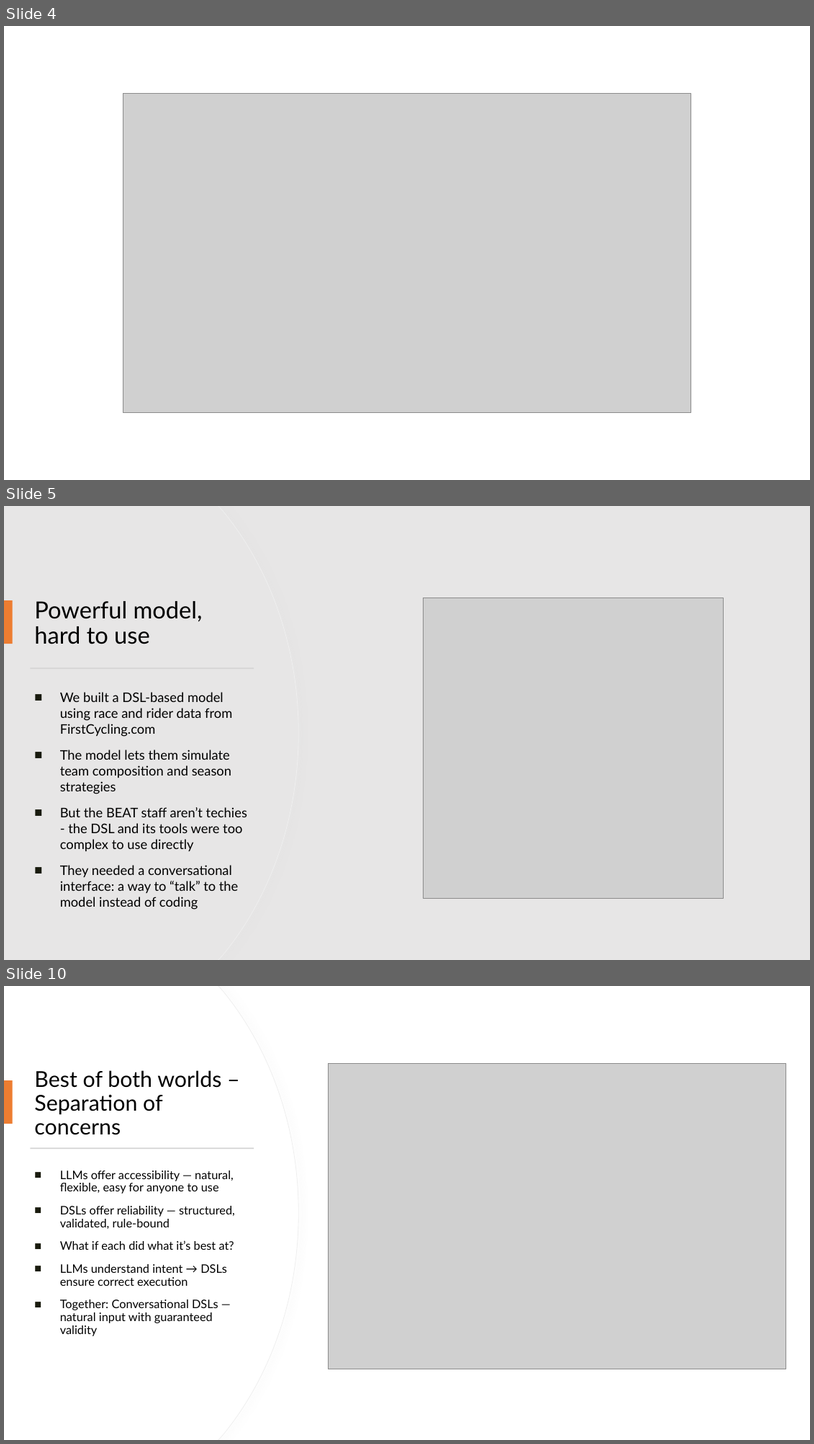
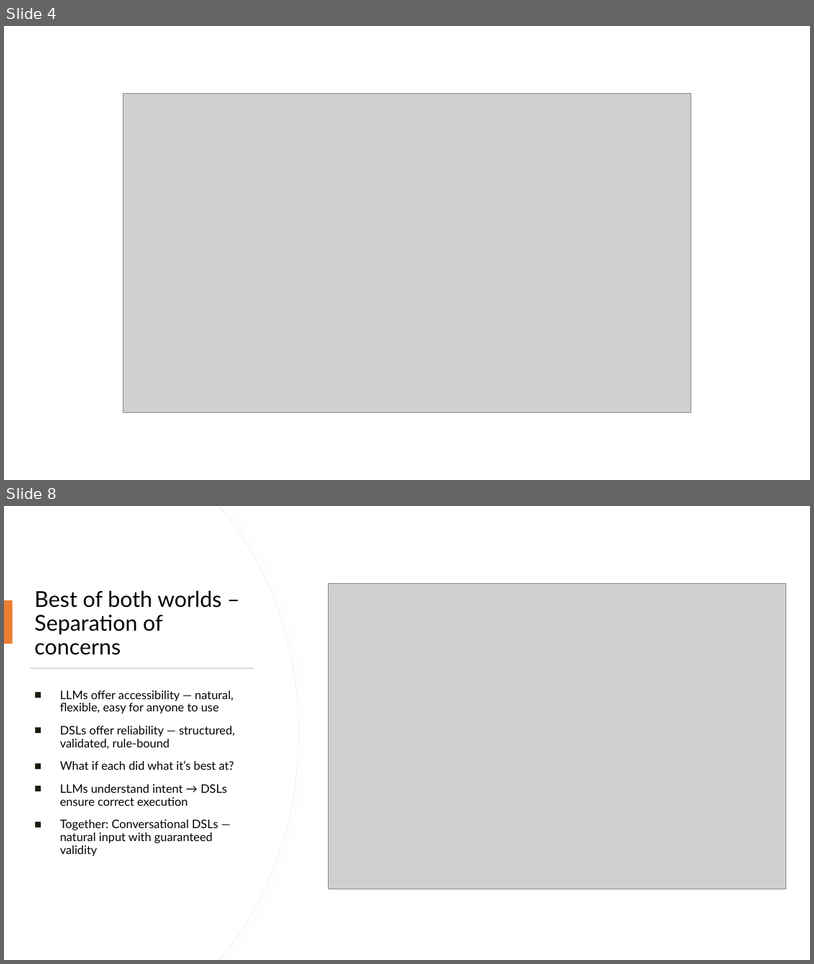
Before and after one commit to krinara86/llm_dsl_validator, a slide deck: misc/langdev2025/Making DSLs conversable.pptx. Shown one above the other, each under a label of ours: slides 4, 5 and 10 before the commit, slides 4 and 8 after it; the slides between them are not shown. The pictures are 814x1444 and 814x964 pixels, drawn with LibreOffice and Linux fonts; fonts in the diff are those of the drawing; grey boxes stand for pictures. Boxes give left, top, right and bottom in pixels: in the first picture for what was removed or moved away, otherwise in the second. Text is boxed around its words. In the diff, an @@ line names an element or a change of style, - is before the commit and + after.

```diff
--- a/misc/langdev2025/Making DSLs conversable.pptx
+++ b/misc/langdev2025/Making DSLs conversable.pptx
@@ slide 5 removed at <box>4,506,810,960</box>, background #E7E6E6 @@
@@ freeform shape removed at <box>4,506,298,960</box> @@
@@ freeform shape removed at <box>4,506,298,960</box> @@
@@ rectangle removed at <box>4,600,13,644</box> @@
@@ title removed at <box>34,601,203,644</box> @@
-Powerful model, hard to use
@@ picture removed at <box>424,598,724,898</box> @@
@@ rectangle removed at <box>30,667,254,669</box> @@
@@ text removed at <box>60,692,247,906</box> @@
-■ We built a DSL-based model using race and rider data from FirstCycling.com
-■ The model lets them simulate team composition and season strategies
-■ But the BEAT staff aren’t techies - the DSL and its tools were too complex to use directly
-■ They needed a conversational interface: a way to “talk” to the model instead of coding
@@ what was slide 10 is now slide 8 @@
```
Also in this commit, not shown: 3 slides changed, 1 slide added, 2 other slides removed, 1 other file.
